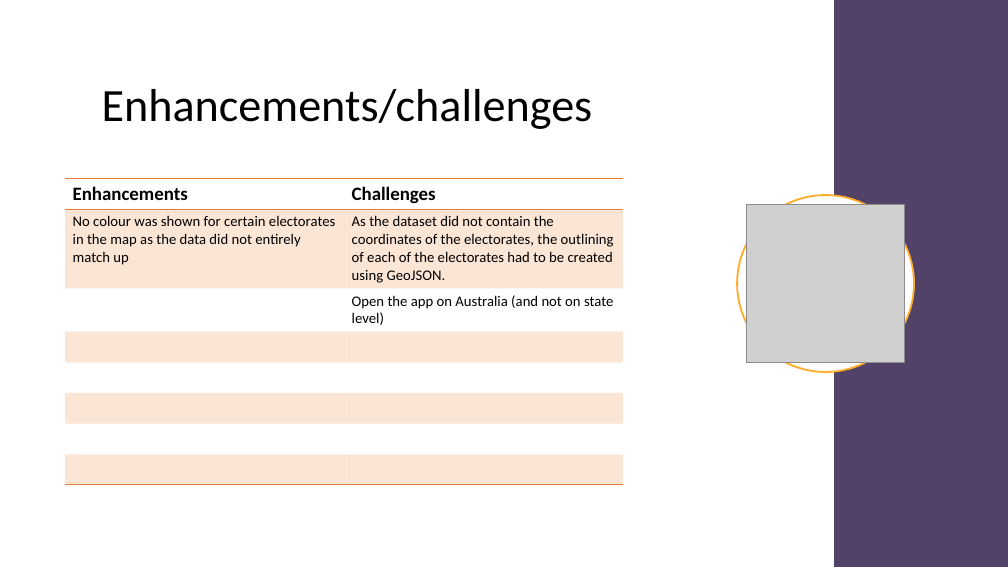
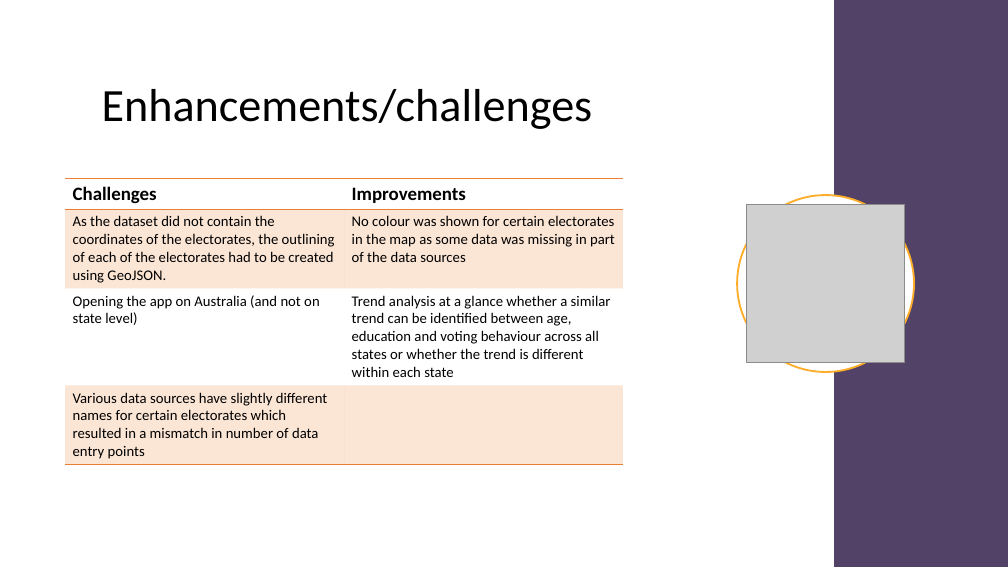
Before and after one commit to dan1ellec/Project-2, a slide deck: slide 19 of Australian Marriage Law Postal Survey 2017.pptx (slide 13 before the commit). Drawn at 1008x567 pixels with LibreOffice and Linux fonts; fonts in the diff are those of the drawing; grey boxes stand for pictures. Boxes give left, top, right and bottom in pixels: in the first picture for what was removed or moved away, otherwise in the second. Text is boxed around its words. In the diff, an @@ line names an element or a change of style, - is before the commit and + after.

```diff
--- a/Australian Marriage Law Postal Survey 2017.pptx
+++ b/Australian Marriage Law Postal Survey 2017.pptx
@@ table at [65,178,623,463] @@
-row 1: Enhancements | Challenges
-row 2: No colour was shown for certain electorates in the map as the data did not entirely match up | As the dataset did not contain the coordinates of the electorates, the outlining of each of the electorates had to be created using GeoJSON.
-row 3:  | Open the app on Australia (and not on state level)
-row 4:  | 
-row 5:  | 
-row 6:  | 
-row 7:  | 
-row 8:  | 
+row 1: Challenges | Improvements
+row 2: As the dataset did not contain the coordinates of the electorates, the outlining of each of the electorates had to be created using GeoJSON. | No colour was shown for certain electorates in the map as some data was missing in part of the data sources
+row 3: Opening the app on Australia (and not on state level) | Trend analysis at a glance whether a similar trend can be identified between age, education and voting behaviour across all states or whether the trend is different within each state
+row 4: Various data sources have slightly different names for certain electorates which resulted in a mismatch in number of data entry points | 
```
Also in this commit, not shown: 9 other slides changed, 9 slides added, 3 slides removed.
